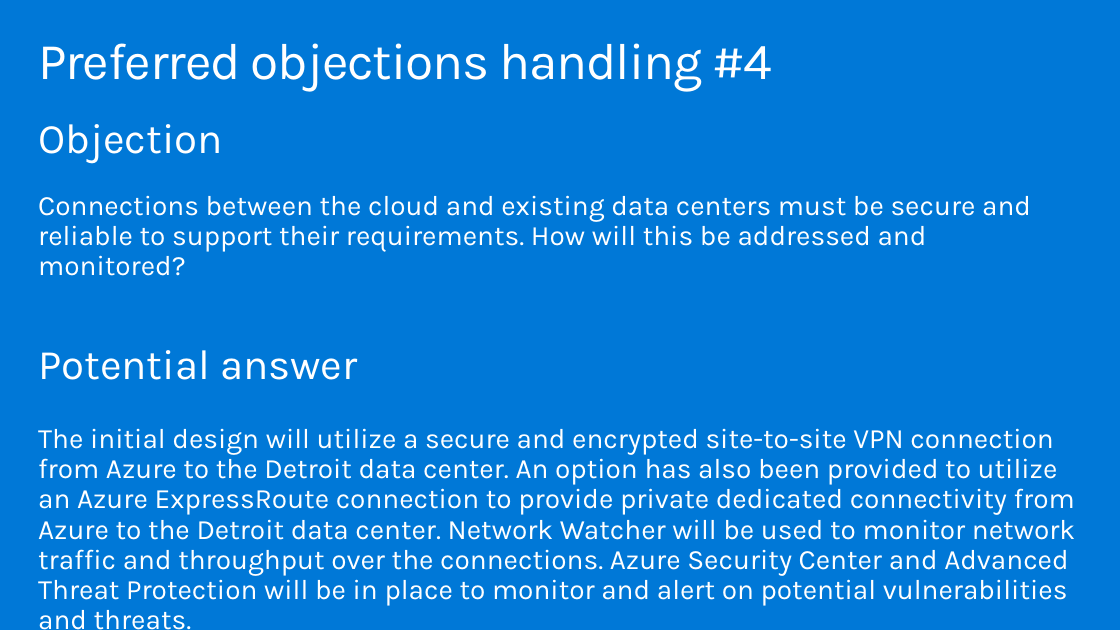
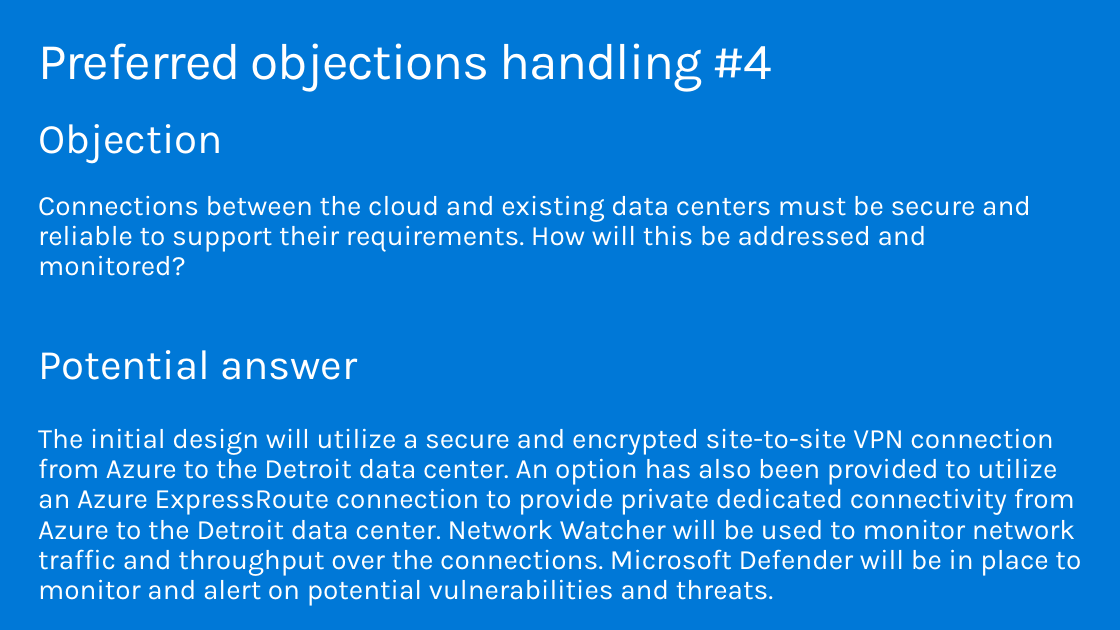
Before and after one commit to tobiasrademacher/MCW-Implementing-Azure-Virtual-Desktop-in-the-enterprise, a slide deck: slide 31 of Whiteboard design session/WDS trainer presentation - Implementing Azure Virtual Desktop in the enterprise.pptx. Drawn at 1120x630 pixels with LibreOffice and Linux fonts; fonts in the diff are those of the drawing. Boxes give left, top, right and bottom in pixels: in the first picture for what was removed or moved away, otherwise in the second. Text is boxed around its words. In the diff, an @@ line names an element or a change of style, - is before the commit and + after.

```diff
--- a/Whiteboard design session/WDS trainer presentation - Implementing Azure Virtual Desktop in the enterprise.pptx
+++ b/Whiteboard design session/WDS trainer presentation - Implementing Azure Virtual Desktop in the enterprise.pptx
@@ text at bbox=[38, 428, 1081, 606]: text changed @@
-The initial design will utilize a secure and encrypted site-to-site VPN connection from Azure to the Detroit data center. An option has also been provided to utilize an Azure ExpressRoute connection to provide private dedicated connectivity from Azure to the Detroit data center. Network Watcher will be used to monitor network traffic and throughput over the connections. Azure Security Center and Advanced Threat Protection will be in place to monitor and alert on potential vulnerabilities and threats.
+The initial design will utilize a secure and encrypted site-to-site VPN connection from Azure to the Detroit data center. An option has also been provided to utilize an Azure ExpressRoute connection to provide private dedicated connectivity from Azure to the Detroit data center. Network Watcher will be used to monitor network traffic and throughput over the connections. Microsoft Defender will be in place to monitor and alert on potential vulnerabilities and threats.
```
Also in this commit, not shown: 6 other slides changed, 3 other files.
